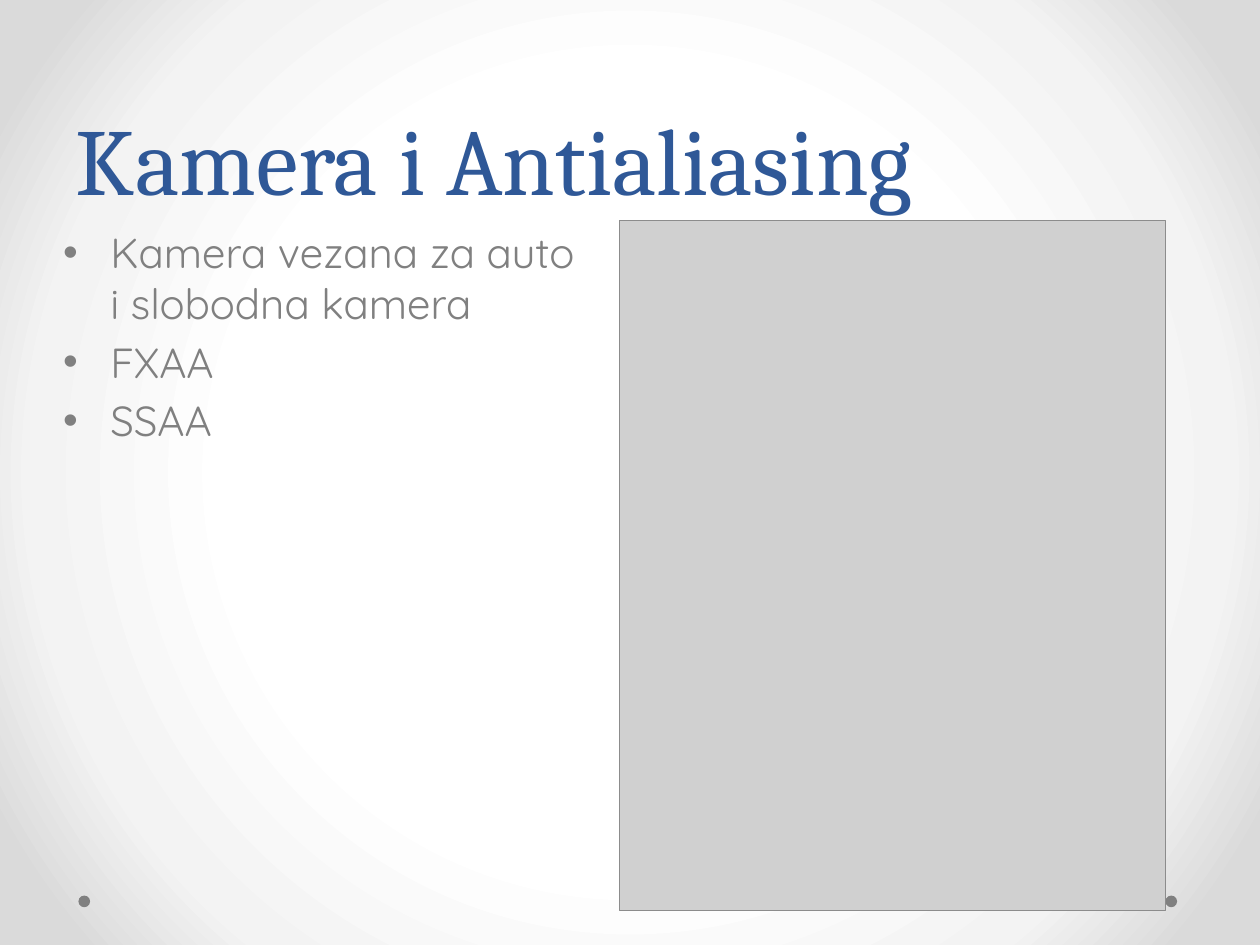
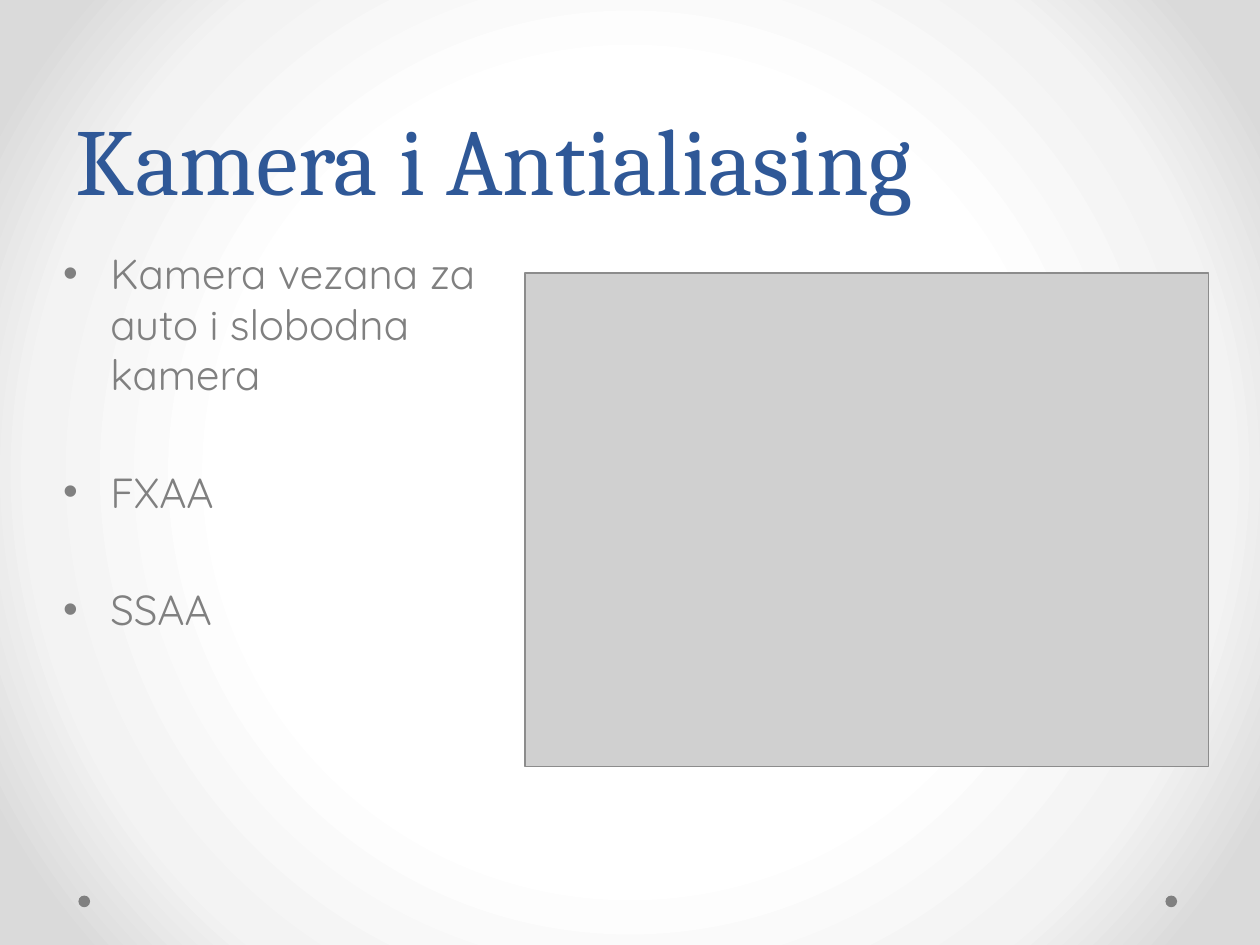
Before and after one commit to Bojanovski/IG-Project, a slide deck: slide 17 of Dokumentacija/Prezentacija.pptx (slide 8 before the commit). Drawn at 1260x945 pixels with LibreOffice and Linux fonts; fonts in the diff are those of the drawing; grey boxes stand for pictures. Boxes give left, top, right and bottom in pixels: in the first picture for what was removed or moved away, otherwise in the second. Text is boxed around its words. In the diff, an @@ line names an element or a change of style, - is before the commit and + after.

```diff
--- a/Dokumentacija/Prezentacija.pptx
+++ b/Dokumentacija/Prezentacija.pptx
@@ text "Kamera vezana za auto i ..." rewrapped from (110, 238, 575, 437) to (110, 259, 475, 626) @@
@@ picture: place and size @@
-picture at (620, 220, 1166, 911)
+picture at (525, 273, 1208, 767)
```
Also in this commit, not shown: 9 other slides changed, 14 slides added.
